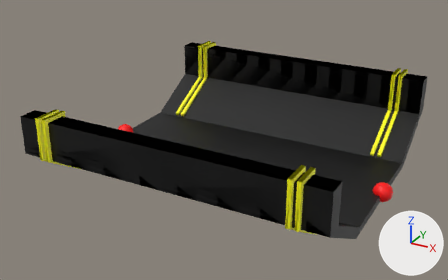
The Blender file assets/mace_elements/inherited_elements/trail/trail.blend: old version first, new version second.
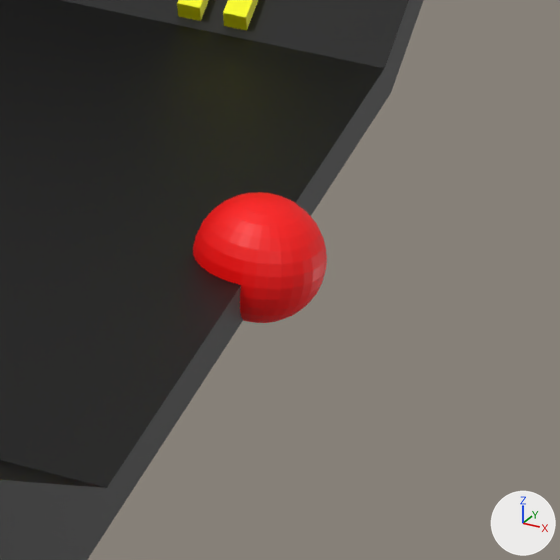
The first picture shows the older version from a 50 mm lens placed at (7.15, -13.97, 7.45), pointed at (-0.37, -0.31, 0.63). The close-ups show both versions on the part from 77% to 96% of the width and 55% to 85% of the height of that picture; other places that the commit changed are outside them. The lights are fixed; the arrows at lower right show +X, +Y and +Z.

Names of what the first close-up shows: 'Delimiter1', 'EndMarker', 'Fork'.
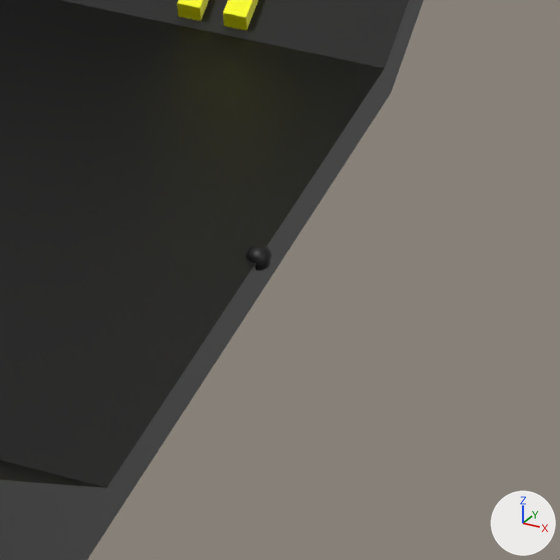
Where the change shows, as pixel boxes [x1, y1, x2, y2] in the close-ups (560 x 560 px):
'EndMarker', recoloured, rescaled (79% narrower, 80% shorter)
    before: [193, 192, 327, 323]
    after: [246, 245, 273, 271]

The change, as a diff of the scene's bpy script:
```diff
--- a/assets/mace_elements/inherited_elements/trail/trail.blend.py
+++ b/assets/mace_elements/inherited_elements/trail/trail.blend.py
@@ me_sphere_001 @@
 me_sphere_001.from_pydata(...)  # 482 vertices, 512 faces; spans x -1.0..1.0, y -1.0..1.0, z -1.0..1.0
-me_sphere_001.materials.append(mat_red)  # red #ff0000
+me_sphere_001.materials.append(mat_black)  # black #000000
@@ ob_endmarker @@
 ob_endmarker.location = (4.0, 0.0, 0.2)
-ob_endmarker.scale = (0.25, 0.25, 0.25)
+ob_endmarker.scale = (0.05, 0.05, 0.05)
```
